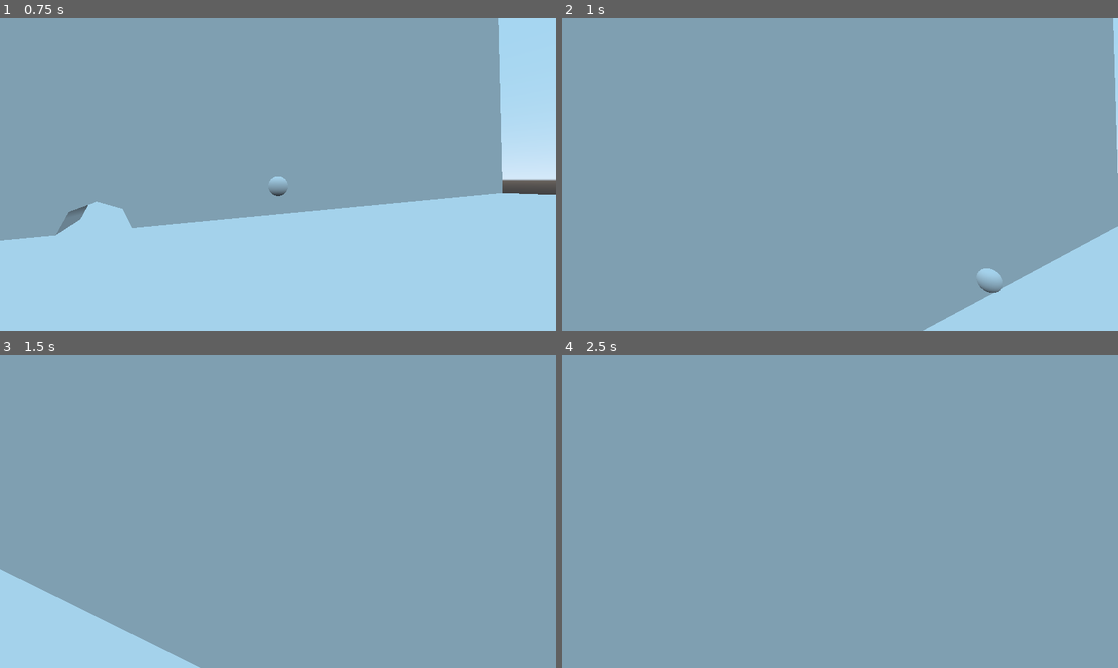
Above: before the commit, frames 1-4 (two rows, left to right).
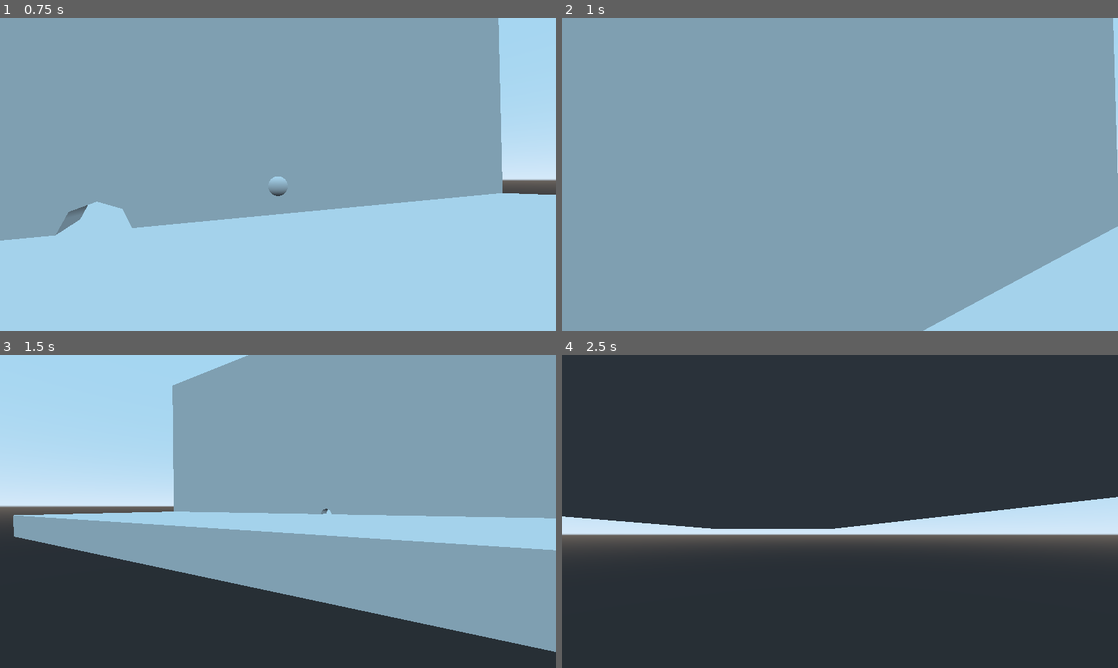
Above: after the commit, the same moments.

Repository: duckinator/nyoom
Game: Godot game, scene res://Main.tscn
Same seed, same stepped clock (60 frames per second), same inputs: the game is played once before the commit and once after it.
Inputs (mouse positions are in pixels of both pictures, inside the frame that each line leads up to):
- Up to frame 1 (0.75 s): tap Enter at 0.5 s; move the mouse to (305, 174) at 0.52 s; hold W (movement_forward) from 0.53 s (still down); click (305, 174) at 0.6 s
- Up to frame 2 (1 s): keep holding W (movement_forward); tap Space (movement_jump) at 0.77 s
- Up to frame 3 (1.5 s): keep holding W (movement_forward); move the mouse to (250, 511) at 1.27 s; right-click (250, 511) at 1.35 s
- Up to frame 4 (2.5 s): keep holding W (movement_forward); tap Space (movement_jump) at 1.52 s; move the mouse to (851, 505) at 2.02 s; click (851, 505) at 2.1 s

Frame 1 is identical in both runs. In frame 2, 0.2% of the frame differs, in the area x 74-80%, y 80-88%; in frame 3, 46%; in frame 4, 100%, in the area x 0-100%, y 0-100%.

Commit message:
bouncy materials ftw

Diff:
--- a/src/Bullet.tscn
+++ b/src/Bullet.tscn
@@ -1,6 +1,9 @@
-[gd_scene load_steps=4 format=2]
+[gd_scene load_steps=5 format=2]
 
 [ext_resource path="res://Bullet.gd" type="Script" id=1]
+
+[sub_resource type="PhysicsMaterial" id=3]
+bounce = 10.0
 
 [sub_resource type="SphereMesh" id=1]
 radius = 0.25
@@ -11,6 +14,7 @@
 radius = 0.25
 
 [node name="Bullet" type="RigidBody"]
+physics_material_override = SubResource( 3 )
 continuous_cd = true
 script = ExtResource( 1 )
 
